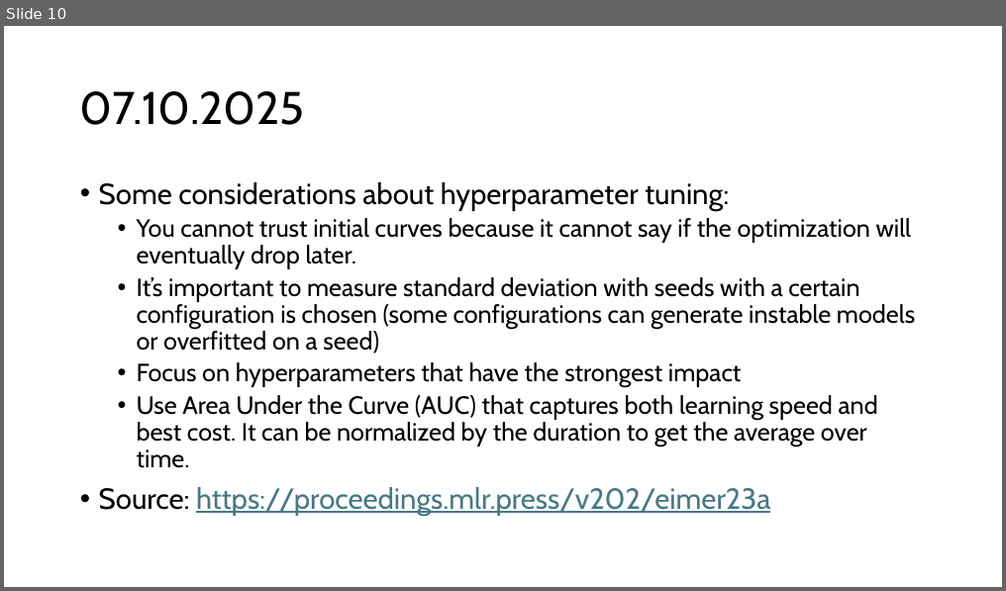
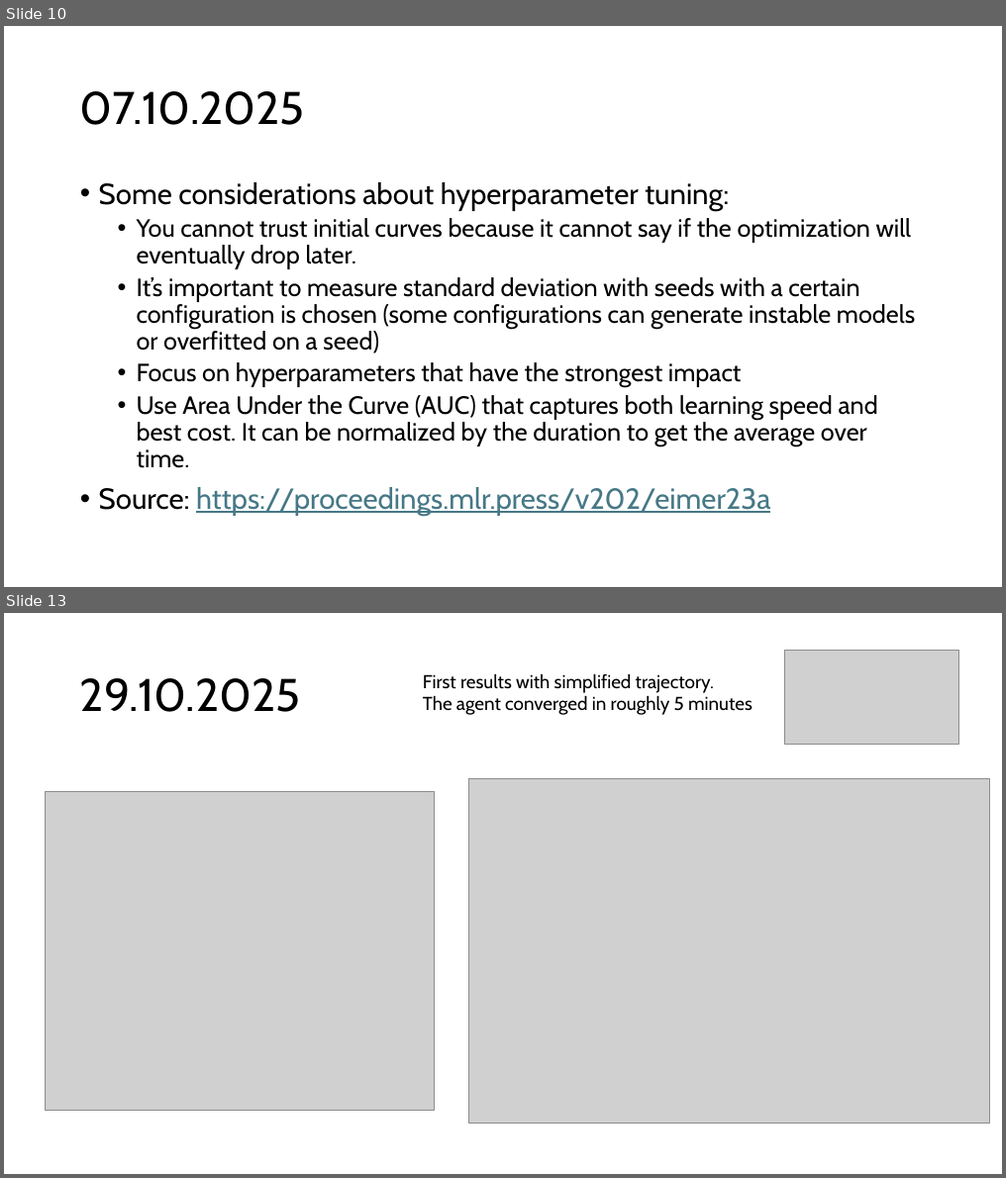
Before and after one commit to andrea-vaiuso/Advanced-Drone-Trajectory-Optimization, a slide deck: Journal/Journal.pptx. Shown one above the other, each under a label of ours: slide 10 before the commit, slides 10 and 13 after it; the slides between them are not shown. The pictures are 1006x591 and 1006x1178 pixels, drawn with LibreOffice and Linux fonts; fonts in the diff are those of the drawing; grey boxes stand for pictures. Boxes give left, top, right and bottom in pixels: in the first picture for what was removed or moved away, otherwise in the second. Text is boxed around its words. In the diff, an @@ line names an element or a change of style, - is before the commit and + after.

```diff
--- a/Journal/Journal.pptx
+++ b/Journal/Journal.pptx
@@ slide 13 added at (4,613,1002,1174), background #FFFFFF @@
@@ picture added at (785,650,959,744) @@
@@ title added at (80,678,301,712), 44 pt, text #000000 @@
+29.10.2025
@@ text added at (423,673,752,715), 18 pt, text #000000 @@
+First results with simplified trajectory.
+The agent converged in roughly 5 minutes
@@ picture added at (469,778,990,1124) @@
@@ picture added at (46,792,435,1111) @@
```
Also in this commit, not shown: 5 other slides added, 7 other files.
